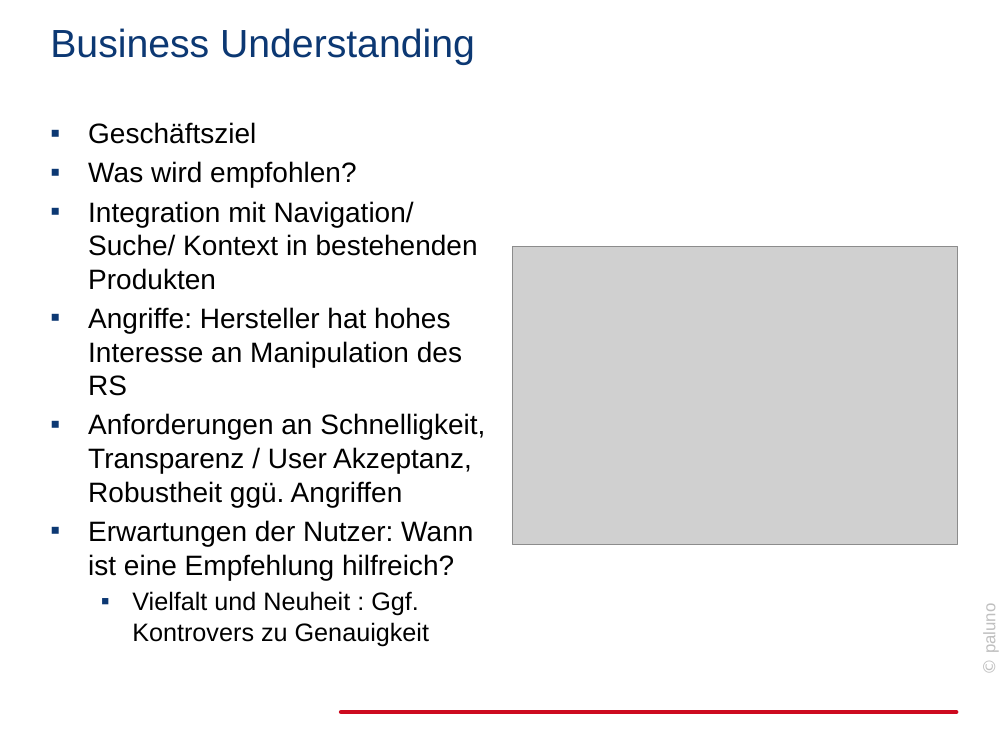
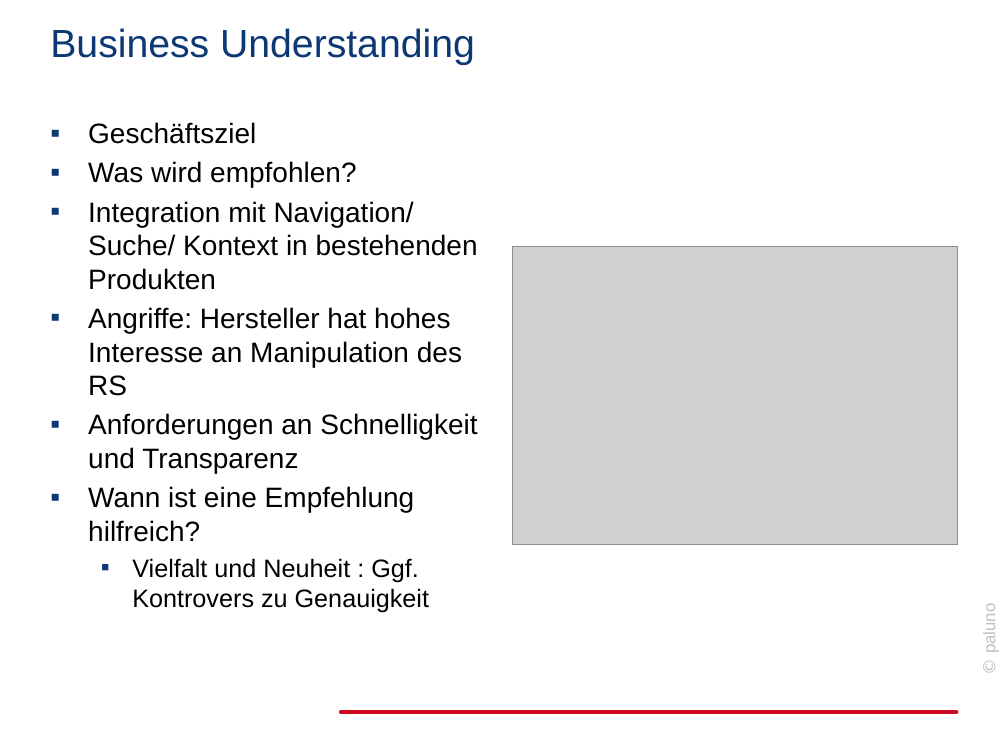
Before and after one commit to jabuettner/citavi, a slide deck: slide 9 of Diss (repo)/Recommender.pptx. Drawn at 1008x756 pixels with LibreOffice and Linux fonts; fonts in the diff are those of the drawing; grey boxes stand for pictures; background and template pictures are left out. Boxes give left, top, right and bottom in pixels: in the first picture for what was removed or moved away, otherwise in the second. Text is boxed around its words. In the diff, an @@ line names an element or a change of style, - is before the commit and + after.

```diff
--- a/Diss (repo)/Recommender.pptx
+++ b/Diss (repo)/Recommender.pptx
@@ text at <box>88,413,477,542</box>: text changed @@
-▪ Anforderungen an Schnelligkeit, Transparenz / User Akzeptanz, Robustheit ggü. Angriffen
-▪ Erwartungen der Nutzer: Wann ist eine Empfehlung hilfreich?
+▪ Anforderungen an Schnelligkeit und Transparenz
+▪ Wann ist eine Empfehlung hilfreich?
```
Also in this commit, not shown: 12 other slides changed, 5 slides added, 1 slide removed.
